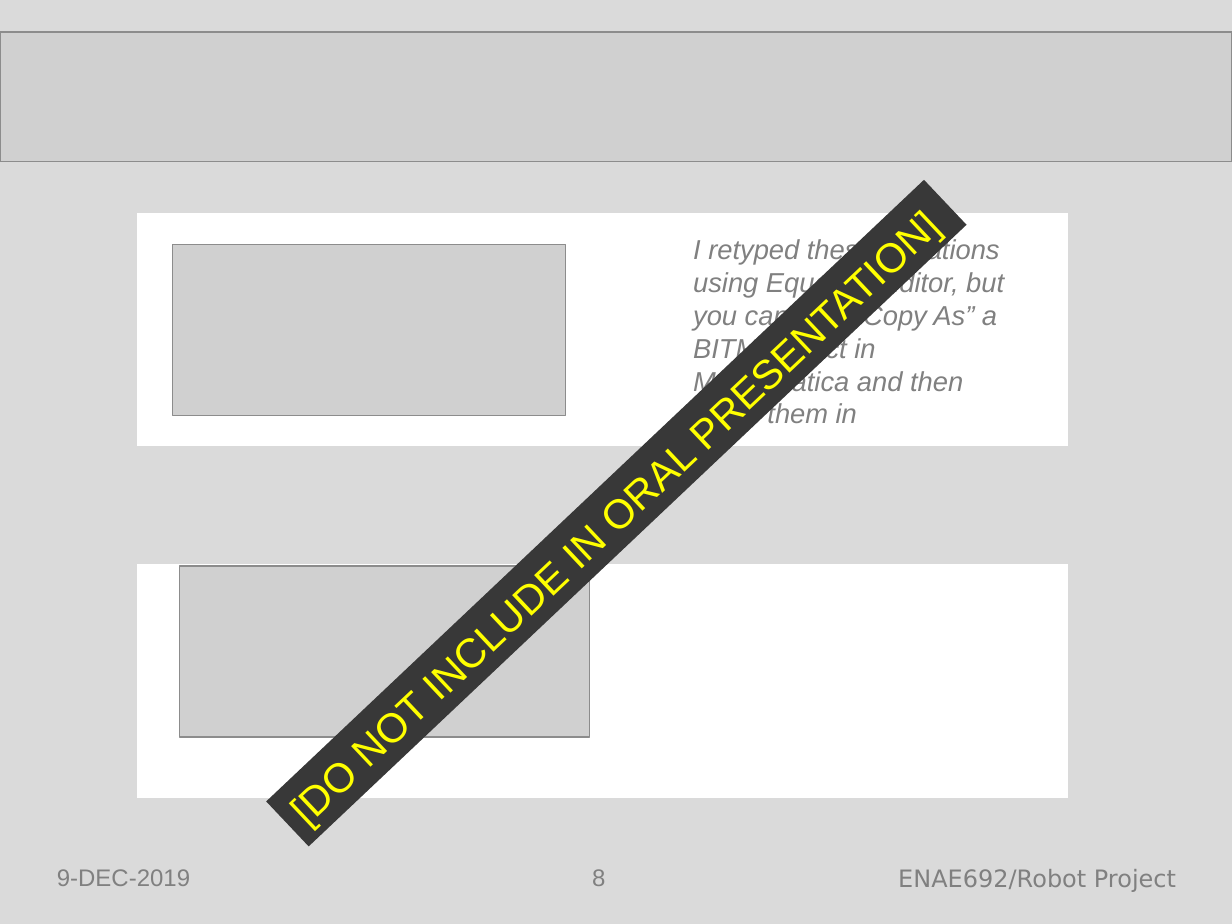
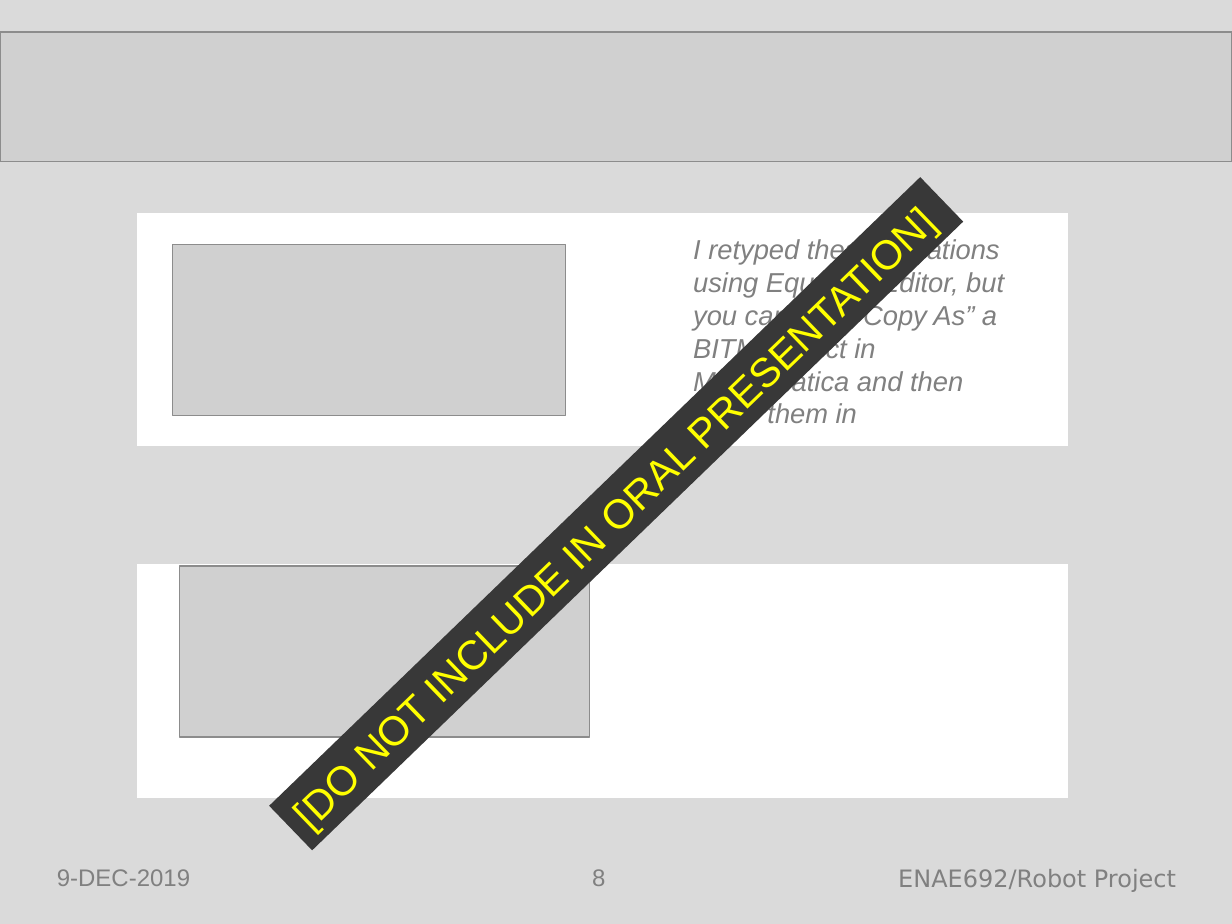
Before and after one commit to mattkennedy416/ENAE692_ProjectRobot, a slide deck: slide 8 of ENAE692 Project Presentation_Kennedy_Furumo_R2.ppt. Drawn at 1232x924 pixels with LibreOffice and Linux fonts; fonts in the diff are those of the drawing; grey boxes stand for pictures. Boxes give left, top, right and bottom in pixels: in the first picture for what was removed or moved away, otherwise in the second. Text is boxed around its words. In the diff, an @@ line names an element or a change of style, - is before the commit and + after.

```diff
--- a/ENAE692 Project Presentation_Kennedy_Furumo_R2.ppt
+++ b/ENAE692 Project Presentation_Kennedy_Furumo_R2.ppt
@@ rectangle "[DO NOT INCLUDE IN ORAL ...": place and size @@
-rectangle "[DO NOT INCLUDE IN ORAL ..." at (266,179,967,846)
+rectangle "[DO NOT INCLUDE IN ORAL ..." at (270,177,964,850)
```
Also in this commit, not shown: 10 other slides changed, 4 other files.
